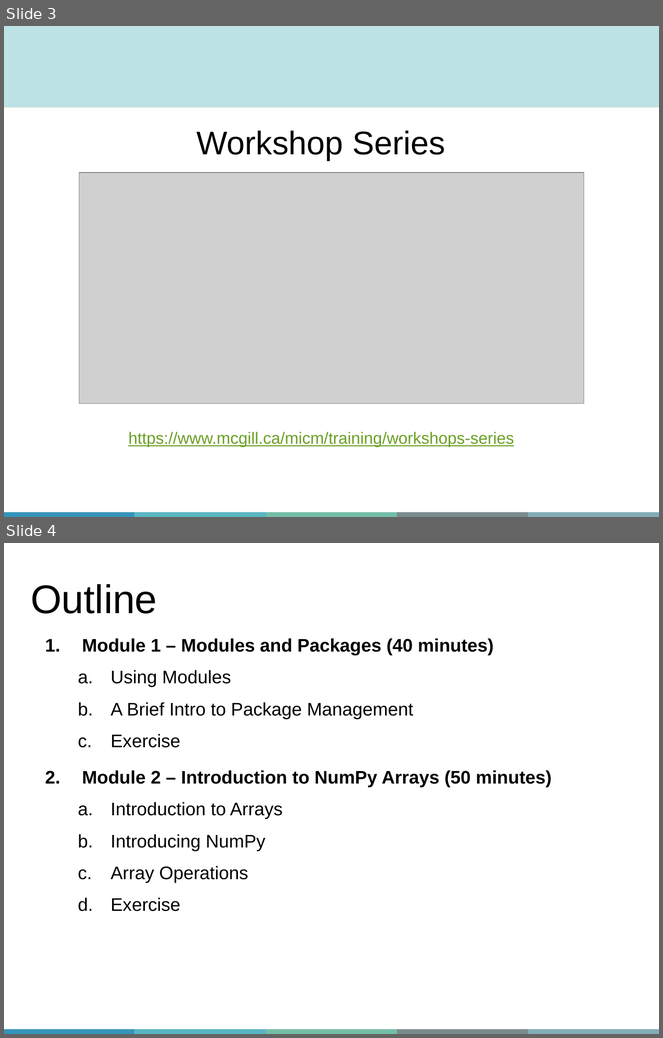
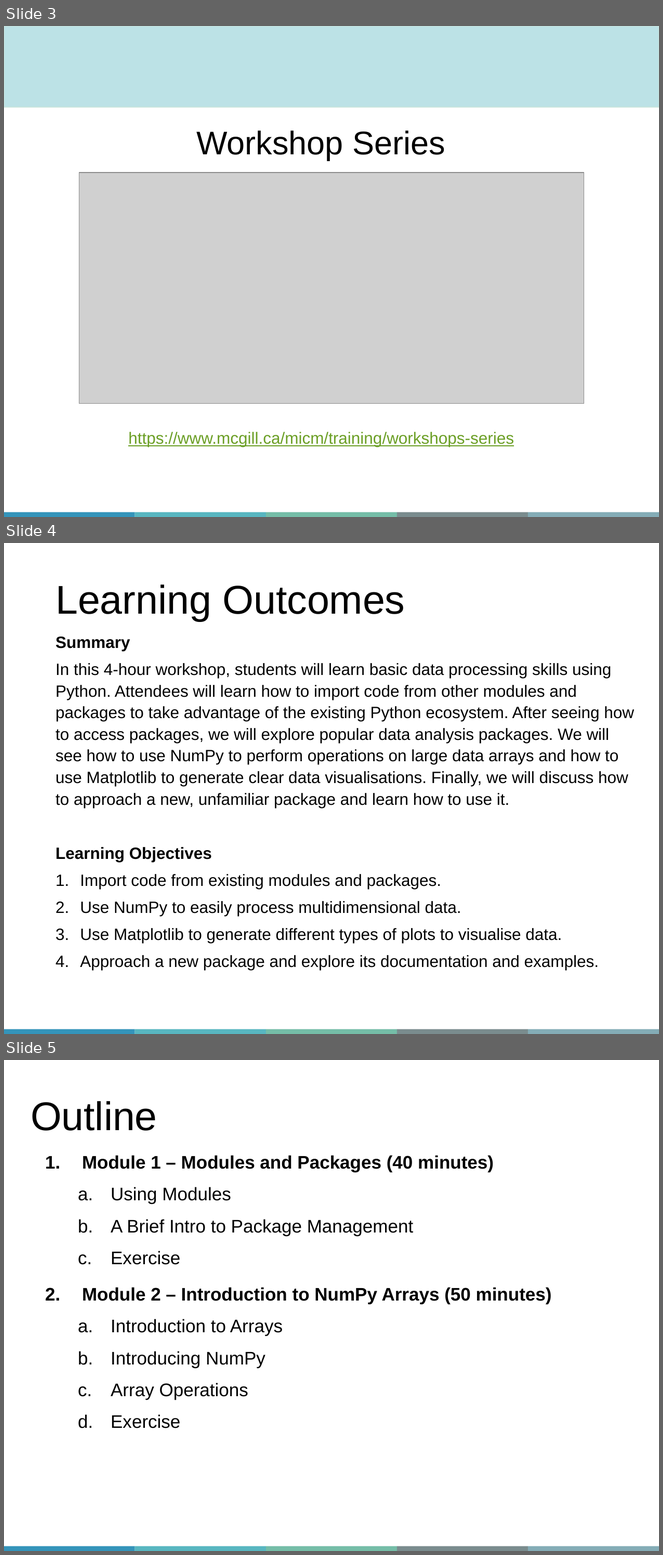
Before and after one commit to QLS-MiCM/DataProcessingInPython, a slide deck: Slides/QLS-MiCM Data Processing in Python (Part 2) Workshop PPT.pptx. Shown one above the other, each under a label of ours: slides 3 and 4 before the commit, slides 3, 4 and 5 after it. The pictures are 663x1038 and 663x1555 pixels, drawn with LibreOffice and Linux fonts; fonts in the diff are those of the drawing; grey boxes stand for pictures; background and template pictures are left out. Boxes give left, top, right and bottom in pixels: in the first picture for what was removed or moved away, otherwise in the second. Text is boxed around its words. In the diff, an @@ line names an element or a change of style, - is before the commit and + after.

Commit message:
Add learning objectives to slides.

```diff
--- a/Slides/QLS-MiCM Data Processing in Python (Part 2) Workshop PPT.pptx
+++ b/Slides/QLS-MiCM Data Processing in Python (Part 2) Workshop PPT.pptx
@@ slide 4 added at bbox=[4, 543, 659, 1034], background #FFFFFF; not listed: 5 template elements that a slide beside it also shows @@
@@ title added at bbox=[55, 585, 405, 622], 44 pt, text #000000 @@
+Learning Outcomes
@@ text added at bbox=[55, 637, 634, 970], 18 pt, text #000000 @@
+Summary
+In this 4-hour workshop, students will learn basic data processing skills using Python. Attendees will learn how to import code from other modules and packages to take advantage of the existing Python ecosystem. After seeing how to access packages, we will explore popular data analysis packages. We will see how to use NumPy to perform operations on large data arrays and how to use Matplotlib to generate clear data visualisations. Finally, we will discuss how to approach a new, unfamiliar package and learn how to use it.
+Learning Objectives
+1. Import code from existing modules and packages.
+2. Use NumPy to easily process multidimensional data.
+3. Use Matplotlib to generate different types of plots to visualise data.
+4. Approach a new package and explore its documentation and examples.
@@ what was slide 4 is now slide 5 @@
```
Also in this commit, not shown: 1 other file.
